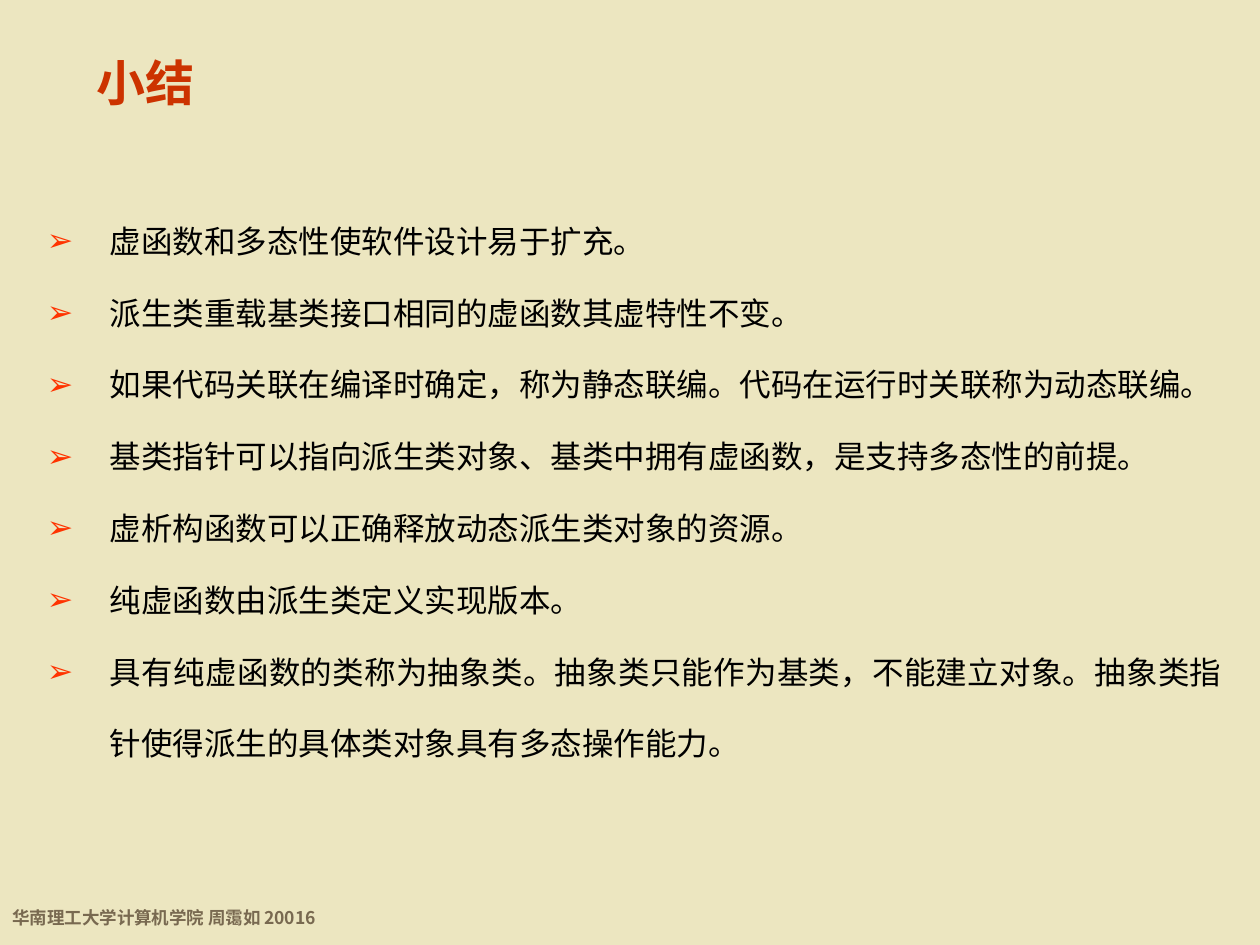
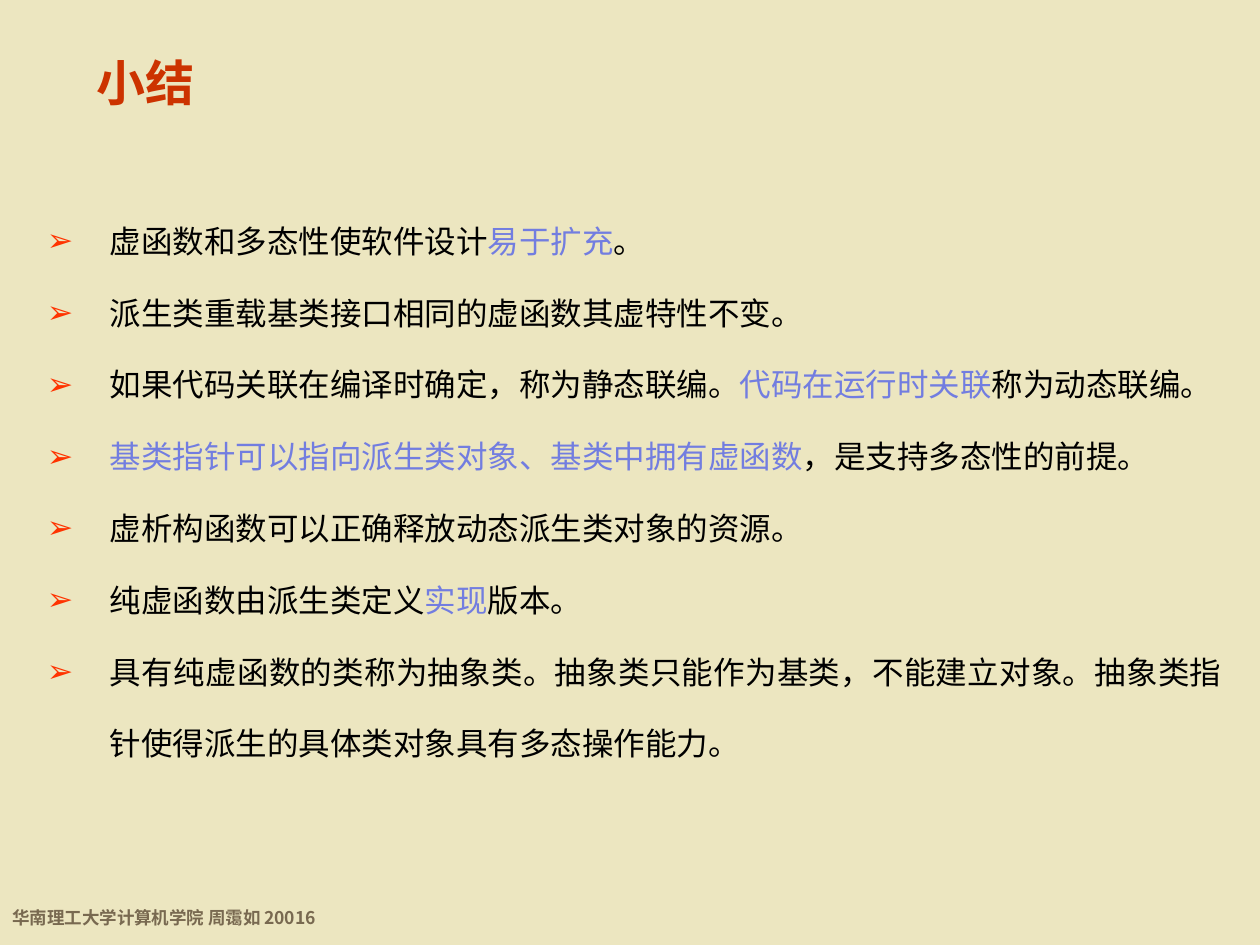
Before and after one commit to wwuhn/wwuhn.github.io, a slide deck: slide 113 of bookspcClassic/C++程序设计基础（第5版）周霭如/9-虚函数与多态性.pptx. Drawn at 1260x945 pixels with LibreOffice and Linux fonts; fonts in the diff are those of the drawing; background and template pictures are left out. Boxes give left, top, right and bottom in pixels: in the first picture for what was removed or moved away, otherwise in the second. Text is boxed around its words. In the diff, an @@ line names an element or a change of style, - is before the commit and + after.

```diff
--- a/bookspcClassic/C++程序设计基础（第5版）周霭如/9-虚函数与多态性.pptx
+++ b/bookspcClassic/C++程序设计基础（第5版）周霭如/9-虚函数与多态性.pptx
@@ text at <box>110,226,1212,615</box>: text colour #000000 to #727DE0 in "虚函数和多态性使软件设计易于扩充。", "如果代码关联在编译时确定，称为静态联编。代码在运行时关联称为动态联编。", "基类指针可以指向派生类对象、基类中拥有虚函数，是支持多态性的前提。", "纯虚函数由派生类定义实现版本。" @@
```
Also in this commit, not shown: 4 other slides changed.
